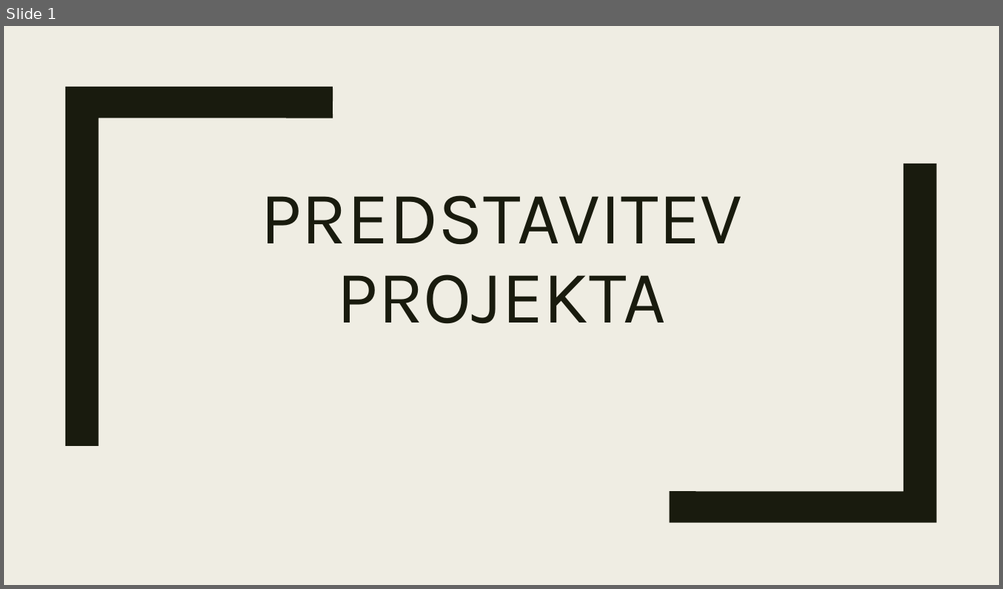
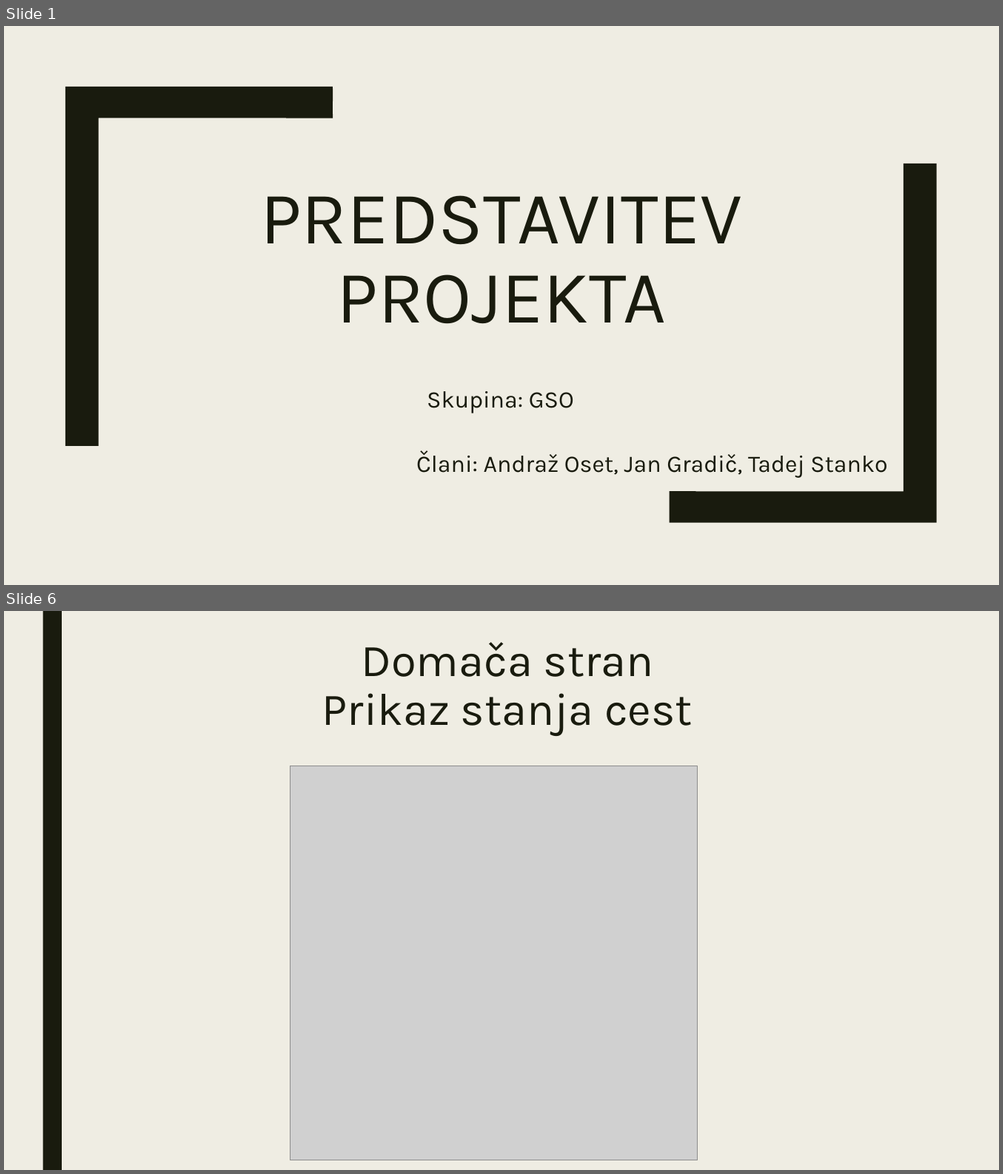
Before and after one commit to GM-Coder007/Projekt, a slide deck: Documentation/Predstavitev_projekta.pptx. Shown one above the other, each under a label of ours: slide 1 before the commit, slides 1 and 6 after it; the slides between them are not shown. The pictures are 1003x589 and 1003x1174 pixels, drawn with LibreOffice and Linux fonts; fonts in the diff are those of the drawing; grey boxes stand for pictures. Boxes give left, top, right and bottom in pixels: in the first picture for what was removed or moved away, otherwise in the second. Text is boxed around its words. In the diff, an @@ line names an element or a change of style, - is before the commit and + after.

```diff
--- a/Documentation/Predstavitev_projekta.pptx
+++ b/Documentation/Predstavitev_projekta.pptx
@@ slide 6 added at [4,611,999,1170], background #EFEDE3 @@
@@ rectangle added at [42,611,62,1170], fill #191B0E @@
@@ title added at [322,642,692,736], 44 pt, text #191B0E @@
+Domača stran
+Prikaz stanja cest
@@ picture added at [290,766,697,1161] @@
@@ slide 1 changed as well @@
@@ subtitle added at [416,392,887,478], 23 pt, text #191B0E @@
+Skupina: GSO
+Člani: Andraž Oset, Jan Gradič, Tadej Stanko
```
Also in this commit, not shown: 8 other slides added, 2 slides removed.
